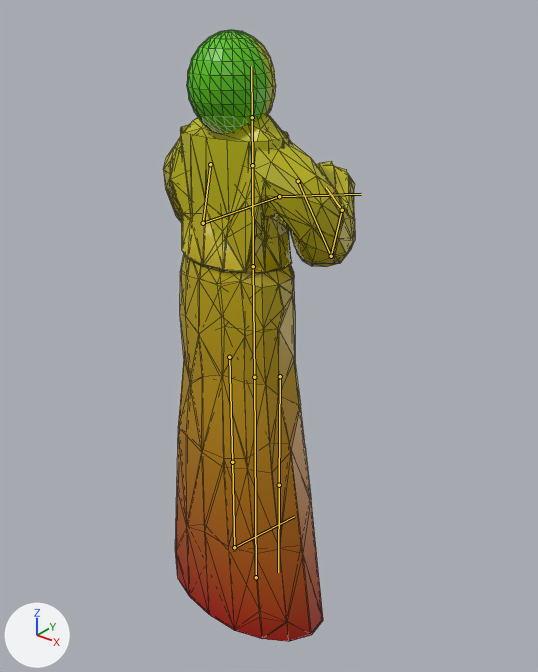
The glTF model game/models/ruins/echo_figure.glb, before and after one commit.
Both versions are drawn from a 50 mm lens placed at (1.5, -1.79, 2.24), pointed at (-0.02, 0.1, 1.06). Every picture has the same lights, and +X, +Y and +Z are marked at lower left. The picture after the commit comes second. The bones that change, and the others that lie on the model, are drawn over the model as lines. Mesh edges are drawn as thin lines.

In view in the first picture: 'HoodShell', 'Robe'.
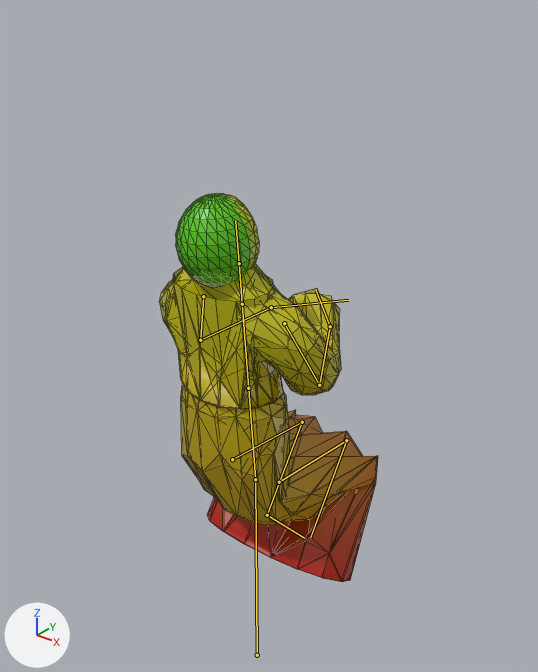
The newer file adds an action. The first version stands in its rest pose; the second is drawn at frame 49 of the action 'kneel'.

The change, as JSON lines over the scene's bpy script:
```json
{"block": "bone_root", "where": "bone_root = bpy.data.objects['TravelerRig'].pose.bones['Root']"}
{"op": "set", "path": "bone_root.location", "old": "(0.0, 0.0, 0.0)", "new": "(0.0, -0.449, 0.0)"}
{"block": "bone_spine", "where": "bone_spine = bpy.data.objects['TravelerRig'].pose.bones['Spine']  # child of 'Root'"}
{"op": "set", "path": "bone_spine.rotation_quaternion", "old": "(1.0, 0.0, 0.0, 0.0)", "new": "(0.999, 0.04, 0.0, 0.0)", "note": "degrees (0, 0, 0) -> degrees (5, 0, 0)"}
{"block": "bone_thigh_l", "where": "bone_thigh_l = bpy.data.objects['TravelerRig'].pose.bones['Thigh.L']  # child of 'Root'"}
{"op": "set", "path": "bone_thigh_l.rotation_quaternion", "old": "(1.0, 0.0, 0.0, 0.0)", "new": "(0.748, 0.663, 0.0, 0.0)", "note": "degrees (0, 0, 0) -> degrees (83, 0, 0)"}
{"block": "bone_shin_l", "where": "bone_shin_l = bpy.data.objects['TravelerRig'].pose.bones['Shin.L']  # child of 'Thigh.L'"}
{"op": "set", "path": "bone_shin_l.rotation_quaternion", "old": "(1.0, 0.0, 0.0, 0.0)", "new": "(0.519, -0.855, 0.0, 0.0)", "note": "degrees (0, 0, 0) -> degrees (-117, 0, 0)"}
{"block": "bone_thigh_r", "where": "bone_thigh_r = bpy.data.objects['TravelerRig'].pose.bones['Thigh.R']  # child of 'Root'"}
{"op": "set", "path": "bone_thigh_r.rotation_quaternion", "old": "(1.0, 0.0, 0.0, 0.0)", "new": "(0.748, 0.663, 0.0, 0.0)", "note": "degrees (0, 0, 0) -> degrees (83, 0, 0)"}
{"block": "bone_shin_r", "where": "bone_shin_r = bpy.data.objects['TravelerRig'].pose.bones['Shin.R']  # child of 'Thigh.R'"}
{"op": "set", "path": "bone_shin_r.rotation_quaternion", "old": "(1.0, 0.0, 0.0, 0.0)", "new": "(0.519, -0.855, 0.0, 0.0)", "note": "degrees (0, 0, 0) -> degrees (-117, 0, 0)"}
```

Pixel boxes (x1, y1, x2, y2) of what changed, in the pictures (538 x 672 px):
```json
{"object": "Robe", "change": "posed", "before": [163, 115, 355, 642], "after": [160, 263, 378, 582], "on screen": "13% wider, 39% shorter"}
{"object": "HoodShell", "change": "posed", "before": [187, 30, 276, 133], "after": [176, 193, 259, 287], "on screen": "7% narrower, 9% shorter"}
{"bone": "Root", "before": "(256, 577) to (254, 377)", "after": "(257, 655) to (255, 479)"}
{"bone": "Spine", "before": "(254, 377) to (253, 266)", "after": "(255, 479) to (248, 388)"}
{"bone": "Thigh.L", "before": "(229, 357) to (232, 462)", "after": "(232, 459) to (302, 422)"}
{"bone": "Shin.L", "before": "(232, 462) to (234, 547)", "after": "(302, 422) to (267, 515)"}
{"bone": "Thigh.R", "before": "(280, 376) to (279, 485)", "after": "(279, 482) to (346, 440)"}
{"bone": "Shin.R", "before": "(279, 485) to (278, 572)", "after": "(346, 440) to (310, 537)"}
```
